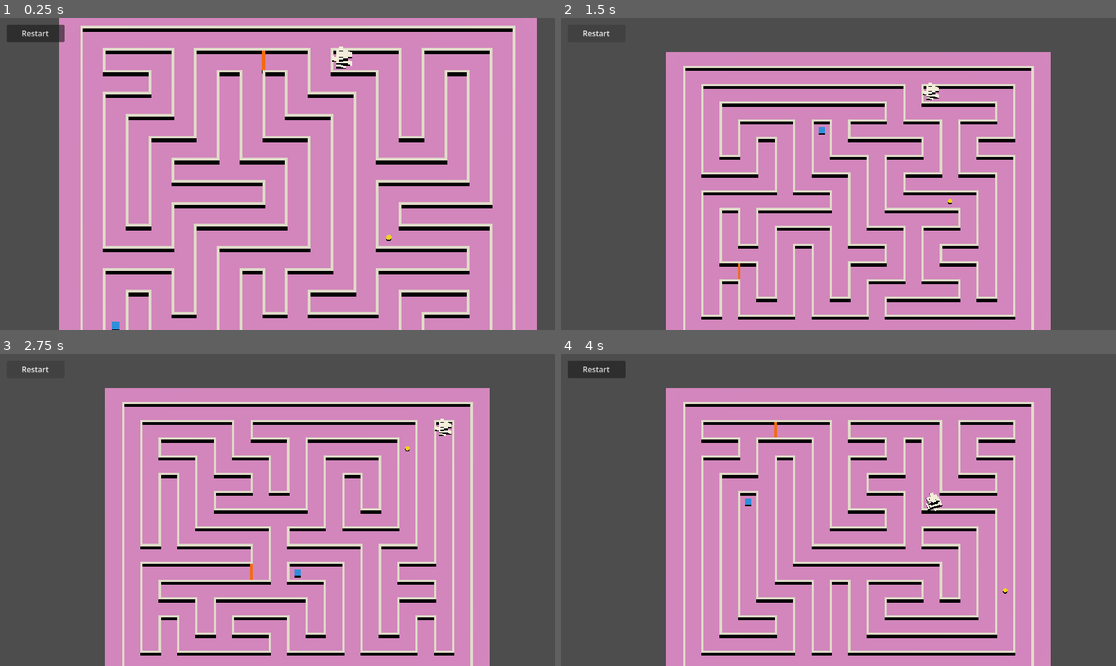
Above: before the commit, frames 1-4 (two rows, left to right).
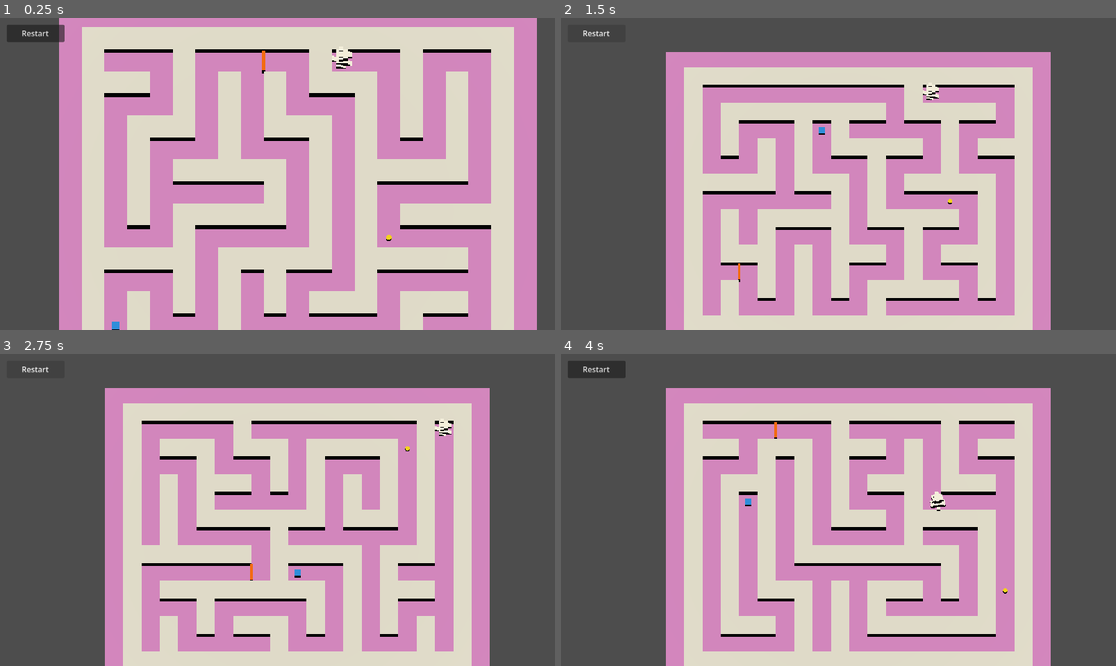
Above: after the commit, the same moments.

Repository: BirdofRain/pup-rescue
Game: Godot game, scene res://scenes/Game.tscn
Two runs of this game, one before a commit and one after it. Both use one fixed random seed, a clock stepped at 60 frames per second and the inputs below.
Inputs (mouse positions are in pixels of both pictures, inside the frame that each line leads up to):
- Up to frame 1 (0.25 s): no input
- Up to frame 2 (1.5 s): click "Restart" at 0.5 s; click "Restart" at 1.25 s
- Up to frame 3 (2.75 s): click "Restart" at 2 s
- Up to frame 4 (4 s): tap Enter at 2.75 s; move the mouse to (960, 494) at 2.77 s; click (960, 494) at 2.92 s; drag from (727, 525) to (810, 572) at 3.52 s

The runs differ from the first frame. In frame 1, 41% of the frame differs, in the area x 14-93%, y 2-100%; in frame 2, 30%; in frame 3, 30%; in frame 4, 30%.

Commit message:
Fix puppy walking through walls by using solid tile colliders.
Wall cells previously had only thin edge colliders, leaving hollow
interiors. Build a full box per wall tile and substep movement.

Co-authored-by: Cursor <cursoragent@cursor.com>

Diff:
--- a/project.godot
+++ b/project.godot
@@ -23,7 +23,7 @@
 
 [physics]
 
-3d/physics_engine="Jolt Physics"
+3d/physics_engine="DEFAULT"
 
 [rendering]
 
--- a/scenes/Puppy.tscn
+++ b/scenes/Puppy.tscn
@@ -9,8 +9,8 @@
 [node name="Puppy" type="CharacterBody3D" unique_id=1989989181]
 collision_layer = 2
 collision_mask = 1
-safe_margin = 0.08
-floor_snap_length = 0.1
+floor_snap_length = 0.05
+max_slides = 4
 script = ExtResource("1_6wfnm")
 
 [node name="Model" type="MeshInstance3D" parent="." unique_id=6369259]
--- a/scripts/maze_builder.gd
+++ b/scripts/maze_builder.gd
@@ -70,7 +70,7 @@
 	walls.name = "Walls"
 	maze_root.add_child(walls)
 
-	_build_thin_boundary_walls(lines, cols, rows, walls)
+	_build_solid_wall_tiles(lines, cols, rows, walls)
 
 	# Add the door physical blocker (if present)
 	if info.door != null:
@@ -93,72 +93,18 @@
 		return false
 	return (lines[z].unicode_at(x) != CP_WALL)
 
-func _build_thin_boundary_walls(lines: PackedStringArray, cols: int, rows: int, walls_root: Node3D) -> void:
-	var t: float = tile_size * wall_thickness_ratio
+# One solid collider per wall tile. Thin edge-only walls left hollow interiors
+# that the puppy could walk through.
+func _build_solid_wall_tiles(lines: PackedStringArray, cols: int, rows: int, walls_root: Node3D) -> void:
 	var y_center: float = wall_height * 0.5
-
-	# Track endpoints so we can place tiny flush squares ONLY at real junctions
-	var vert_endpoints: Dictionary = {} # key "vx,vz" -> true
-	var horiz_endpoints: Dictionary = {}
+	var tile := Vector3(tile_size, wall_height, tile_size)
 
 	for z in range(rows):
 		for x in range(cols):
 			if not _is_wall(lines, x, z, cols, rows):
 				continue
-
-			# left edge (x-0.5), runs along Z
-			if not _is_wall(lines, x - 1, z, cols, rows):
-				var cx := (float(x) - 0.5) * tile_size
-				var cz := float(z) * tile_size
-				_add_segment(walls_root, Vector3(cx, y_center, cz), Vector3(t, wall_height, tile_size))
-				_mark_vert_endpoint(vert_endpoints, x, z)
-				_mark_vert_endpoint(vert_endpoints, x, z + 1)
-
-			# right edge (x+0.5), runs along Z
-			if not _is_wall(lines, x + 1, z, cols, rows):
-				var cx := (float(x) + 0.5) * tile_size
-				var cz := float(z) * tile_size
-				_add_segment(walls_root, Vector3(cx, y_center, cz), Vector3(t, wall_height, tile_size))
-				_mark_vert_endpoint(vert_endpoints, x + 1, z)
-				_mark_vert_endpoint(vert_endpoints, x + 1, z + 1)
-
-			# up edge (z-0.5), runs along X
-			if not _is_wall(lines, x, z - 1, cols, rows):
-				var cx := float(x) * tile_size
-				var cz := (float(z) - 0.5) * tile_size
-				_add_segment(walls_root, Vector3(cx, y_center, cz), Vector3(tile_size, wall_height, t))
-				_mark_horiz_endpoint(horiz_endpoints, x, z)
-				_mark_horiz_endpoint(horiz_endpoints, x + 1, z)
-
-			# down edge (z+0.5), runs along X
-			if not _is_wall(lines, x, z + 1, cols, rows):
-				var cx := float(x) * tile_size
-				var cz := (float(z) + 0.5) * tile_size
-				_add_segment(walls_root, Vector3(cx, y_center, cz), Vector3(tile_size, wall_height, t))
-				_mark_horiz_endpoint(horiz_endpoints, x, z + 1)
-				_mark_horiz_endpoint(horiz_endpoints, x + 1, z + 1)
-
-	# Place a tiny flush square ONLY where a vertical endpoint and horizontal endpoint share the same corner key
-	if corner_fill:
-		var s: float = t + corner_fill_epsilon
-		for key: String in vert_endpoints.keys():
-			if not horiz_endpoints.has(key):
-				continue
-
-			var parts: PackedStringArray = key.split(",")
-			var vx: int = int(parts[0])
-			var vz: int = int(parts[1])
-
-			# Vertex (vx,vz) -> world corner at ((vx-0.5)*tile, (vz-0.5)*tile)
-			var wx: float = (float(vx) - 0.5) * tile_size
-			var wz: float = (float(vz) - 0.5) * tile_size
-			_add_segment(walls_root, Vector3(wx, y_center, wz), Vector3(s, wall_height, s))
-
-func _mark_vert_endpoint(d: Dictionary, vx: int, vz: int) -> void:
-	d["%d,%d" % [vx, vz]] = true
-
-func _mark_horiz_endpoint(d: Dictionary, vx: int, vz: int) -> void:
-	d["%d,%d" % [vx, vz]] = true
+			var center := Vector3(float(x) * tile_size, y_center, float(z) * tile_size)
+			_add_segment(walls_root, center, tile)
 
 # -------------------- door --------------------
 
--- a/scripts/puppy_controller.gd
+++ b/scripts/puppy_controller.gd
@@ -38,8 +38,10 @@
 func _ready() -> void:
 	collision_layer = 2  # player
 	collision_mask = 1   # world (walls, floor)
-	safe_margin = 0.08
-	floor_snap_length = 0.1
+	motion_mode = MOTION_MODE_GROUNDED
+	floor_snap_length = 0.05
+	floor_constant_speed = true
+	max_slides = 4
 	_apply_breed_mesh()
 	_apply_collision_shape()
 	if debug_enabled:
@@ -56,6 +58,17 @@
 	var mesh_res: Mesh = load(mesh_path) as Mesh
 	if mesh_res != null:
 		model.mesh = mesh_res
+
+
+func _move_with_steps(delta: float) -> void:
+	# Split motion so we don't tunnel through colliders in a single step.
+	var motion: Vector3 = velocity * delta
+	var step_len: float = 0.06
+	var steps: int = maxi(1, ceili(motion.length() / step_len))
+	var step_v: Vector3 = motion / (float(steps) * delta)
+	for _i in steps:
+		velocity = step_v
+		move_and_slide()
 
 
 func _apply_collision_shape() -> void:
@@ -79,7 +92,7 @@
 func _physics_process(delta: float) -> void:
 	if not has_target:
 		velocity = velocity.move_toward(Vector3.ZERO, accel * delta)
-		move_and_slide()
+		_move_with_steps(delta)
 		return
 
 	var to_target: Vector3 = target_point - global_position
@@ -90,7 +103,7 @@
 	if dist < stop_radius:
 		has_target = false
 		velocity = velocity.move_toward(Vector3.ZERO, accel * delta)
-		move_and_slide()
+		_move_with_steps(delta)
 		if debug_enabled and debug_log_stop:
 			print("Puppy stop at dist:", dist, " pos:", global_position)
 		return
@@ -99,7 +112,7 @@
 	var desired: Vector3 = to_target.normalized() * (speed * t)
 
 	velocity = velocity.move_toward(desired, accel * delta)
-	move_and_slide()
+	_move_with_steps(delta)
 
 	var flat_v: Vector3 = velocity
 	flat_v.y = 0.0
